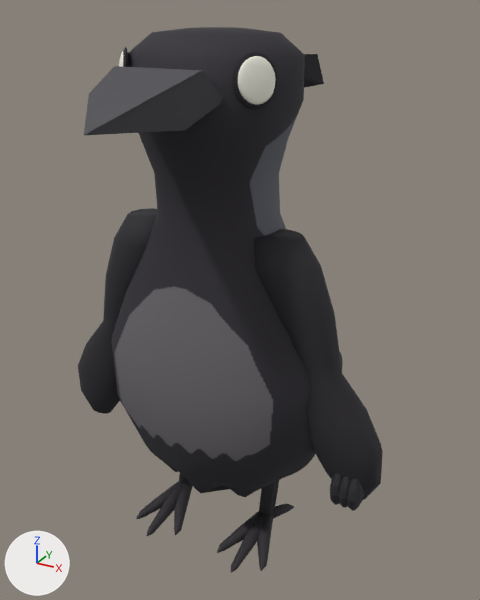
The glTF model art/characters/crow/combat/crow-combat.glb as it was, and as the next commit left it.
Rendered twice from a 50 mm camera at (1.31, -2.2, 2.26) aimed at (0.13, -0.04, 1.19). The axes (+X, +Y, +Z) are drawn at lower left. The lights are the same throughout. The first picture is the older version. Vertices at exactly the same position are counted once.

The first picture shows 'Crow combat mesh'.
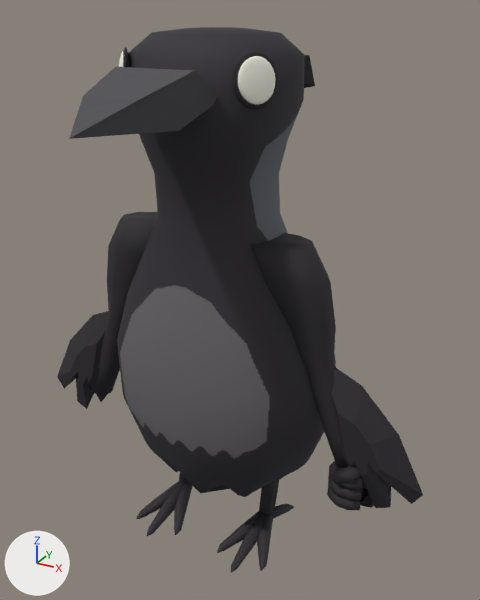
The edits, one by one:
Picture 'Crow combat | palette' (img_crow_combat___palette) is new.
Material 'Crow | single palette' (mat_crow___single_palette) is new.
Its texture is img_crow_combat___palette.
Its roughness is 0.78.
me_body_and_head___continuous_shell is used by ob_crow_combat_mesh; location (0.0, 0.0, 0.0).
me_body_and_head___continuous_shell had 2470 vertices, 4836 faces and spanned x -0.77..0.77, y -0.73..0.47, z 0.0..2.2.
me_body_and_head___continuous_shell no longer uses material mat_body___uv_palette (picture img_body_palette).
me_body_and_head___continuous_shell no longer uses material mat_feathers___warm_charcoal (black #2b282f).
me_body_and_head___continuous_shell no longer uses material mat_beak___graphite (dark grey #4b4a4f).
me_body_and_head___continuous_shell no longer uses material mat_eye_sockets (black #1b181f).
me_body_and_head___continuous_shell no longer uses material mat_eyes___ivory (white #f1f0e2).
me_body_and_head___continuous_shell no longer uses material mat_feet___dark_graphite (black #2d2a2f).
me_body_and_head___continuous_shell no longer uses material mat_wings___charcoal (black #262329).
me_body_and_head___continuous_shell now has 2478 vertices, 4836 faces and spans x -0.94..0.94, y -0.79..0.47, z 0.0..2.2.
me_body_and_head___continuous_shell part 1: the loose piece of 10 vertices spanning x -0.18..0.18, y -0.73..-0.23, z 1.91..2.09 is scaled about its middle by (0.9, 1.12, 1), then moved by (0.0, -0.03, 0.0), in mat_crow___single_palette (picture img_crow_combat___palette).
me_body_and_head___continuous_shell part 2: the loose piece of 108 vertices spanning x 0.17..0.77, y -0.16..0.07, z 0.42..1.48 is rebuilt with 70 vertices and now spans x 0.15..0.71, y -0.14..0.05, z 0.54..1.46, in mat_crow___single_palette (picture img_crow_combat___palette).
me_body_and_head___continuous_shell part 3: the loose piece of 108 vertices spanning x -0.77..-0.17, y -0.16..0.07, z 0.42..1.48 is rebuilt with 70 vertices and now spans x -0.71..-0.15, y -0.14..0.05, z 0.54..1.46, in mat_crow___single_palette (picture img_crow_combat___palette).
me_body_and_head___continuous_shell part 4: a new loose piece of 36 vertices spanning x -0.94..-0.48, y -0.11..0.01, z 0.39..1.02, in mat_crow___single_palette (picture img_crow_combat___palette).
me_body_and_head___continuous_shell part 5: a new loose piece of 36 vertices spanning x 0.48..0.94, y -0.11..0.01, z 0.39..1.02, in mat_crow___single_palette (picture img_crow_combat___palette).
me_body_and_head___continuous_shell part 6: a new loose piece of 18 vertices spanning x 0.64..0.76, y -0.1..0.03, z 0.4..0.6, in mat_crow___single_palette (picture img_crow_combat___palette).
me_body_and_head___continuous_shell part 7: 188 vertices moved from x -0.53..0.62, y -0.36..0.45, z 0.41..1.14 to x -0.5..0.62, y -0.34..0.43, z 0.41..1.14; 176 vertices removed from x 0.58..0.72, y -0.16..-0.01, z 0.4..0.57; 170 vertices added at x 0.56..0.73, y -0.15..0.02, z 0.41..0.6.
me_body_and_head___continuous_shell part 8: 4 vertices removed from x 0.19..0.29, y 0.19..0.34, z 1.97..2.1; 4 vertices added at x 0.19..0.29, y 0.16..0.25, z 1.97..2.1.
Other edits to the shape of me_body_and_head___continuous_shell do not show in these pictures.
me_body_and_head___continuous_shell gains material mat_crow___single_palette (picture img_crow_combat___palette).

Boxes (x1, y1, x2, y2) around the edits, measured in the pictures (480 x 600 px; the box of a moved part takes in the faces that stretch with it):
'Crow combat mesh', reshaped (20% wider)
    before: (78, 27, 383, 573)
    after: (57, 27, 423, 573)
part 1 of me_body_and_head___continuous_shell, moved or reshaped
    before: (84, 66, 223, 135)
    after: (69, 67, 217, 139)
part 2 of me_body_and_head___continuous_shell, rebuilt
    before: (254, 229, 383, 500)
    after: (250, 233, 348, 469)
part 3 of me_body_and_head___continuous_shell, rebuilt (15% narrower, 11% shorter)
    before: (78, 208, 158, 414)
    after: (90, 212, 158, 395)
part 4 of me_body_and_head___continuous_shell, added
    after: (57, 311, 109, 409)
part 5 of me_body_and_head___continuous_shell, added
    after: (331, 367, 423, 508)
part 6 of me_body_and_head___continuous_shell, added (mostly hidden)
    after: (360, 477, 374, 508)
part 7 of me_body_and_head___continuous_shell, moved or reshaped
    before: (111, 254, 364, 511)
    after: (117, 252, 364, 510)
part 8 of me_body_and_head___continuous_shell, moved or reshaped
    before: (304, 54, 324, 88)
    after: (304, 55, 315, 88)
